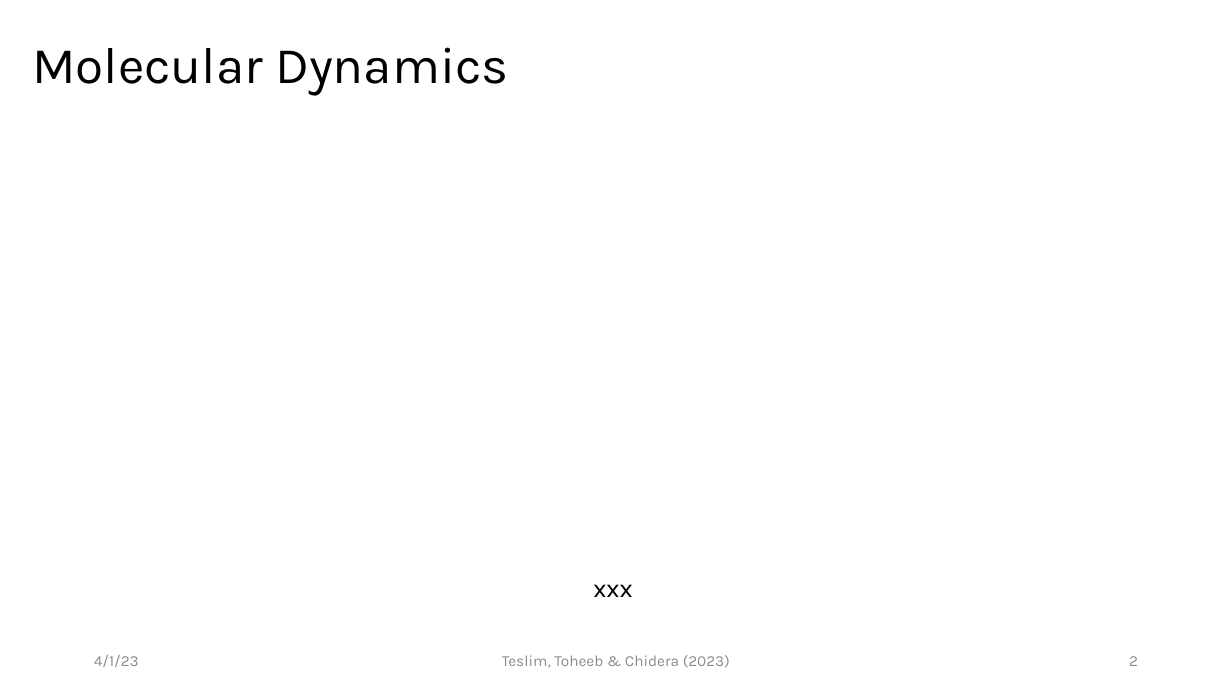
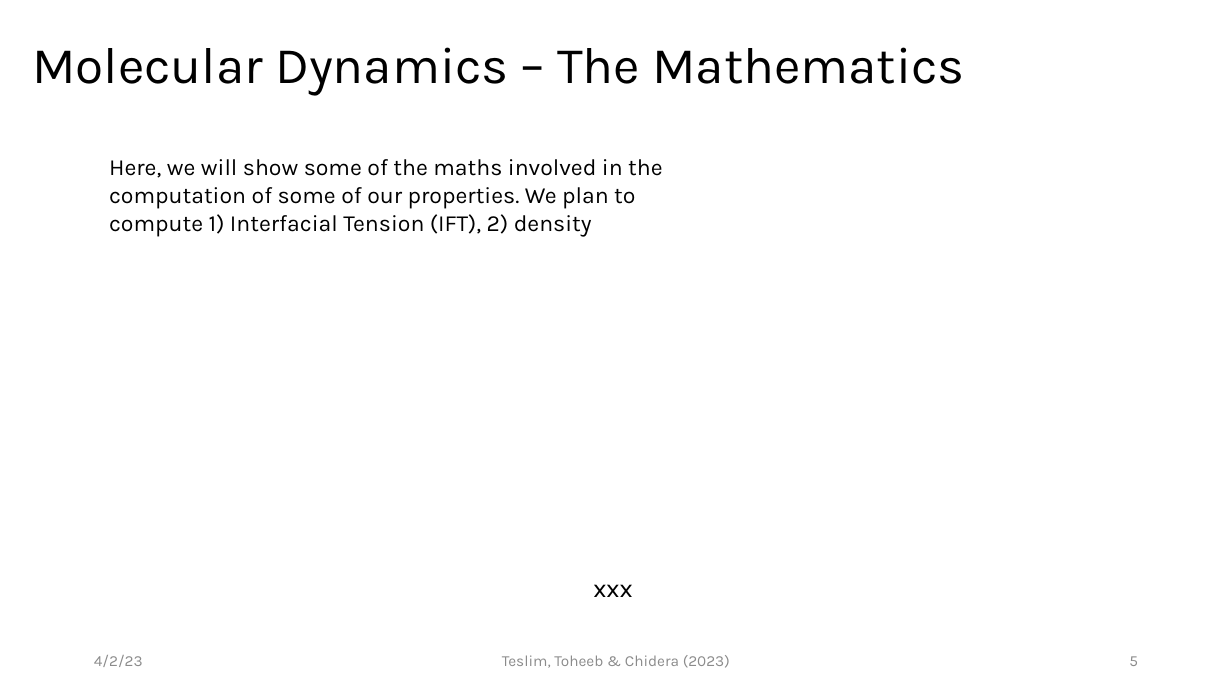
Before and after one commit to EnthusiasticTeslim/CHE4597-project, a slide deck: slide 5 of reports/report_group_.pptx (slide 2 before the commit). Drawn at 1232x693 pixels with LibreOffice and Linux fonts; fonts in the diff are those of the drawing. Boxes give left, top, right and bottom in pixels: in the first picture for what was removed or moved away, otherwise in the second. Text is boxed around its words. In the diff, an @@ line names an element or a change of style, - is before the commit and + after.

```diff
--- a/reports/report_group_.pptx
+++ b/reports/report_group_.pptx
@@ title at (32, 47, 964, 96): text changed @@
-Molecular Dynamics
+Molecular Dynamics – The Mathematics
@@ text added at (109, 159, 662, 236), 18 pt, text #000000 @@
+Here, we will show some of the maths involved in the computation of some of our properties. We plan to compute 1) Interfacial Tension (IFT), 2) density
@@ text at (94, 655, 143, 667): text changed @@
-4/1/23
+4/2/23
@@ page number at (1129, 656, 1138, 666): text changed @@
-2
+5
```
Also in this commit, not shown: 3 other slides changed, 3 slides added, 3 other files.
